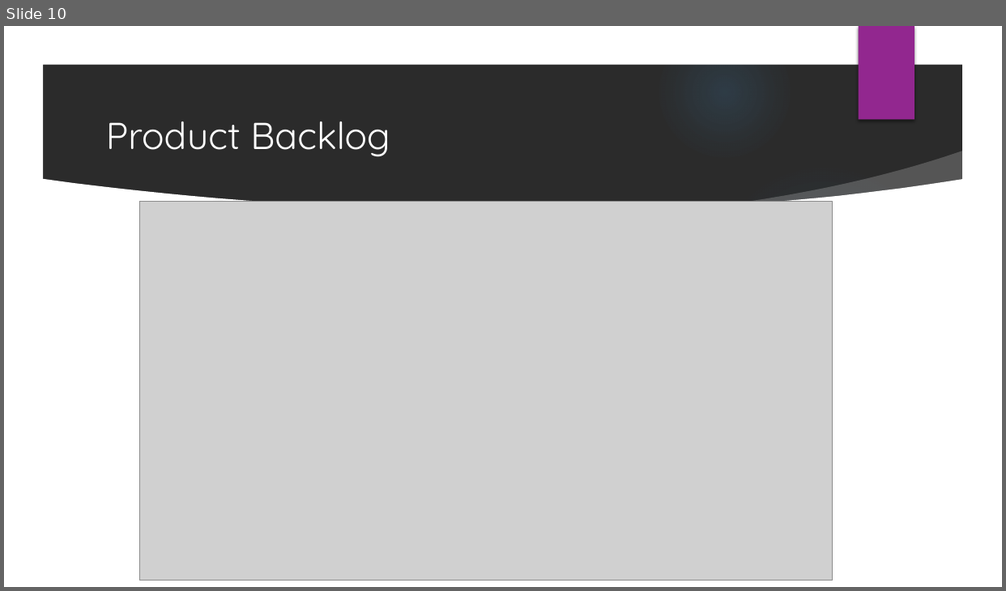
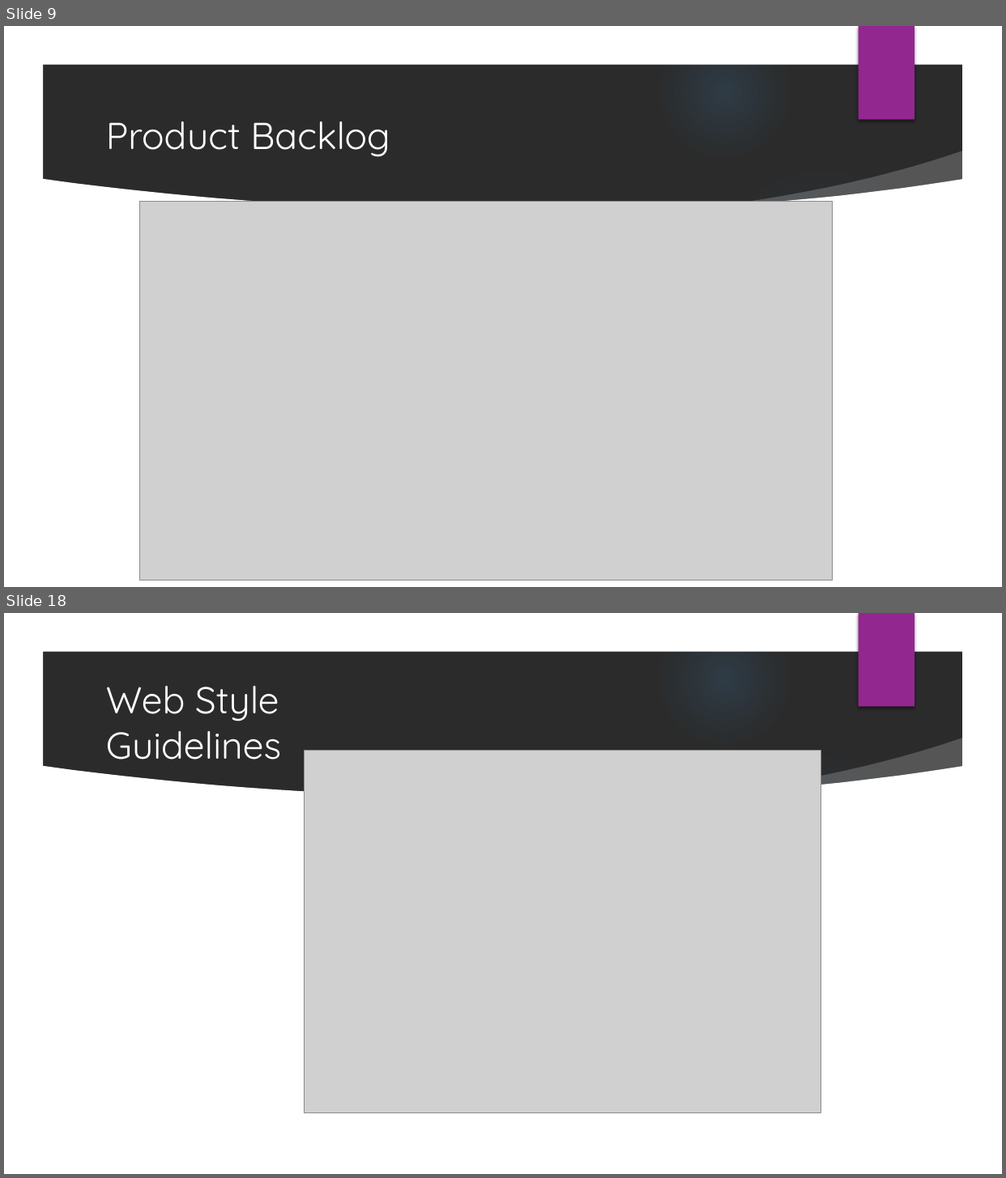
Before and after one commit to ernestosanchezmatos/OPEN_SOURCE, a slide deck: Documentacion/MyE_Demo.pptx. Shown one above the other, each under a label of ours: slide 10 before the commit, slides 9 and 18 after it; the slides between them are not shown. The pictures are 1006x591 and 1006x1178 pixels, drawn with LibreOffice and Linux fonts; fonts in the diff are those of the drawing; grey boxes stand for pictures; background and template pictures are left out; a plain dark background stands for a picture behind light text. Boxes give left, top, right and bottom in pixels: in the first picture for what was removed or moved away, otherwise in the second. Text is boxed around its words. In the diff, an @@ line names an element or a change of style, - is before the commit and + after.

```diff
--- a/Documentacion/MyE_Demo.pptx
+++ b/Documentacion/MyE_Demo.pptx
@@ slide 18 added at [4,613,1002,1174], background picture (left out); not listed: 9 template elements that a slide beside it also shows @@
@@ title added at [106,686,281,760], 36 pt, text #FFFFFF @@
+Web Style Guidelines
@@ picture added at [305,751,820,1114] @@
@@ what was slide 10 is now slide 9 @@
```
Also in this commit, not shown: 4 slides changed, 15 other slides added, 4 slides removed.
